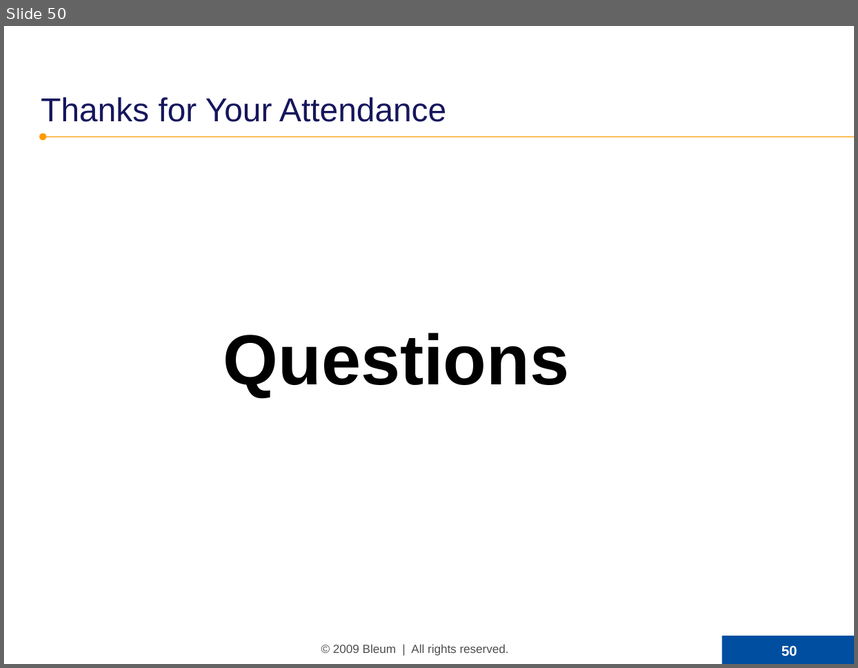
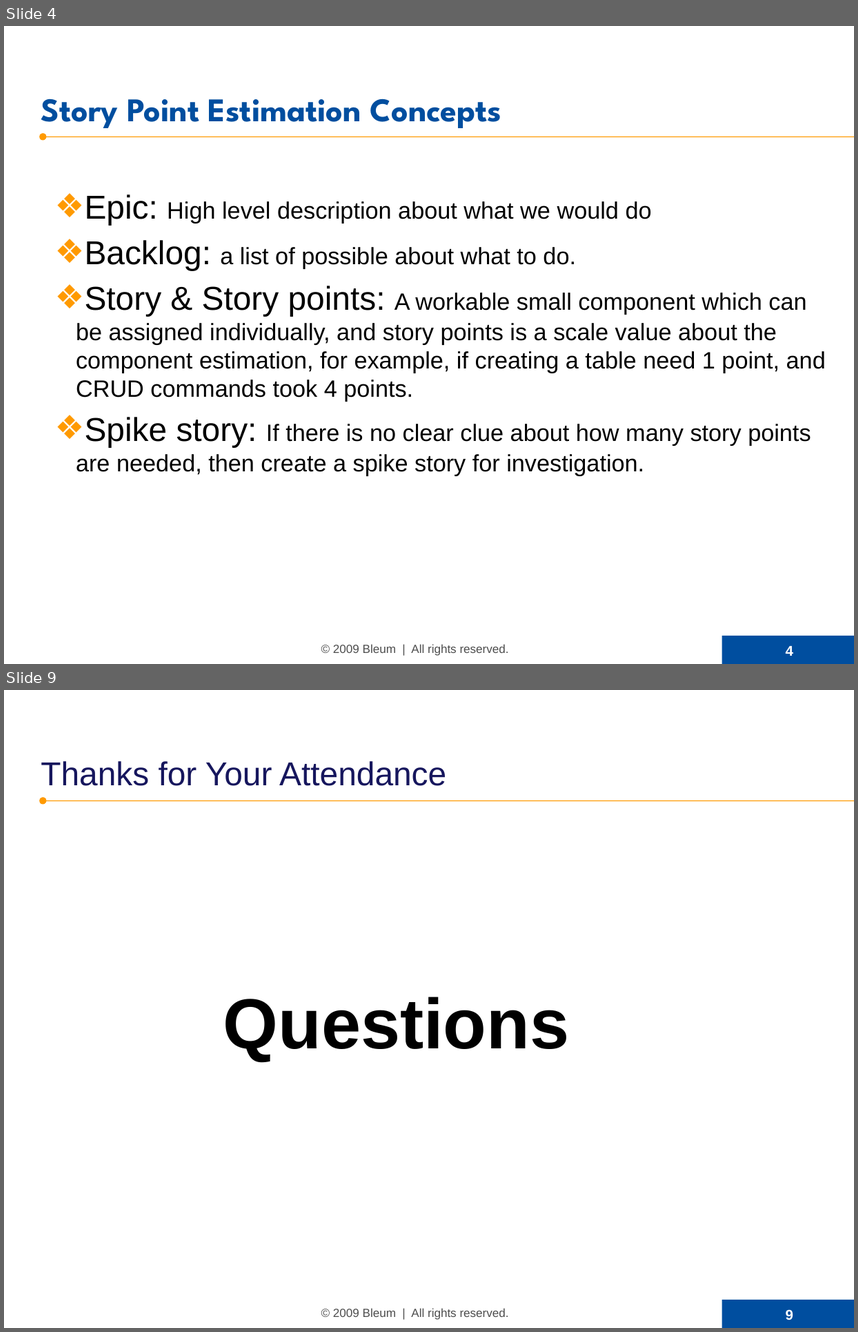
Before and after one commit to SamNiBoy/ForWork, a slide deck: Software Estimation (WMS).ppt. Shown one above the other, each under a label of ours: slide 50 before the commit, slides 4 and 9 after it; the slides between them are not shown. The pictures are 858x668 and 858x1332 pixels, drawn with LibreOffice and Linux fonts; fonts in the diff are those of the drawing; background and template pictures are left out. Boxes give left, top, right and bottom in pixels: in the first picture for what was removed or moved away, otherwise in the second. Text is boxed around its words. In the diff, an @@ line names an element or a change of style, - is before the commit and + after.

```diff
--- a/Software Estimation (WMS).ppt
+++ b/Software Estimation (WMS).ppt
@@ slide 4 added at (4,26,854,664), background picture (left out); not listed: 5 template elements that a slide beside it also shows @@
@@ title added at (41,98,502,128), 28 pt, text #004E9F, bold @@
+Story Point Estimation Concepts
@@ text added at (76,194,826,475), 20 pt, text #000000 @@
+❖ Epic: High level description about what we would do
+❖ Backlog: a list of possible about what to do.
+❖ Story & Story points: A workable small component which can be assigned individually, and story points is a scale value about the component estimation, for example, if creating a table need 1 point, and CRUD commands took 4 points.
+❖ Spike story: If there is no clear clue about how many story points are needed, then create a spike story for investigation.
@@ what was slide 50 is now slide 9 @@
@@ page number at (786,1309,793,1319): text changed @@
-50
+9
```
Also in this commit, not shown: 3 slides changed, 3 other slides added, 45 slides removed, 5 other files.
